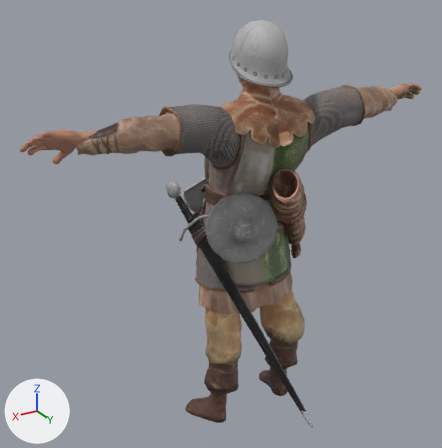
The FBX model Assets/ThirdParty/EnglishArcher/Models/EnglishArcher_Rigged.fbx, before and after one commit.
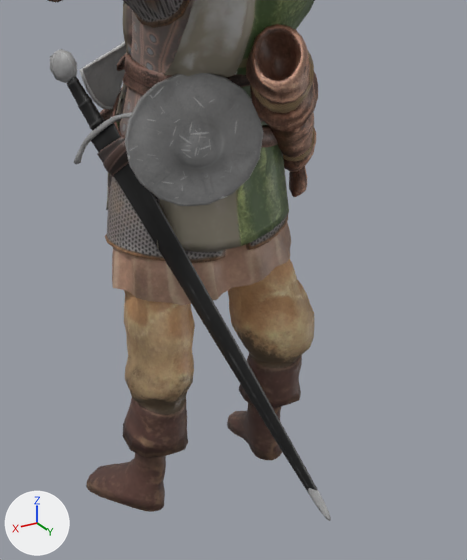
Old and new are each drawn whole from a 50 mm lens placed at (1.301, 1.999, 1.945), pointed at (0.134, 0.054, 0.972) and again close up on the part from 32% to 87% of the width and 35% to 100% of the height. Lighting does not change. The marker at lower left points along +X, +Y and +Z. The last two pictures show the newer version. Vertices at exactly the same position are counted once.

Names of what the first close-up shows: 'EnglishArcherBody'.
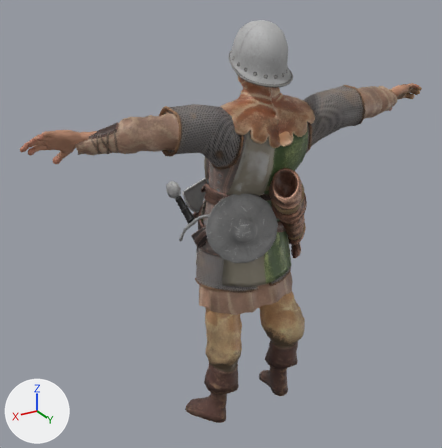
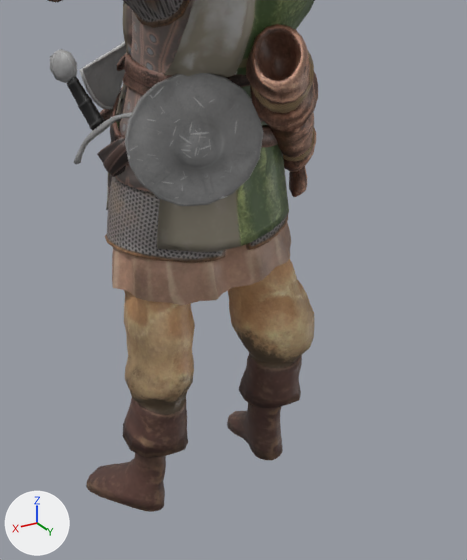
Location of each change, [x1, y1, x2, y2] in pixels of the close-ups (467 x 560 px):
'EnglishArcherBody', reshaped
    before: [47, 0, 331, 521]
    after: [47, 0, 318, 512]
part 1 of me_defaultmaterial_037, deleted
    before: [91, 123, 331, 521]

Diff of the bpy script that builds the scene:
```diff
--- a/Assets/ThirdParty/EnglishArcher/Models/EnglishArcher_Rigged.fbx.py
+++ b/Assets/ThirdParty/EnglishArcher/Models/EnglishArcher_Rigged.fbx.py
@@ me_defaultmaterial_037 @@
 # used by ob_englisharcherbody; location = (0.0, 0.0, 0.0)
-me_defaultmaterial_037.from_pydata(...)  # 15732 vertices, 30761 faces; spans x -0.89..0.89, y -0.19..0.56, z 0.0..1.75
+me_defaultmaterial_037.from_pydata(...)  # 15554 vertices, 30409 faces; spans x -0.89..0.89, y -0.19..0.32, z 0.0..1.75
+# me_defaultmaterial_037 part 1: the loose piece of 178 vertices spanning x 0.02..0.23, y -0.06..0.56, z 0.27..0.99 is deleted
 me_defaultmaterial_037.materials.append(mat_body)
```
